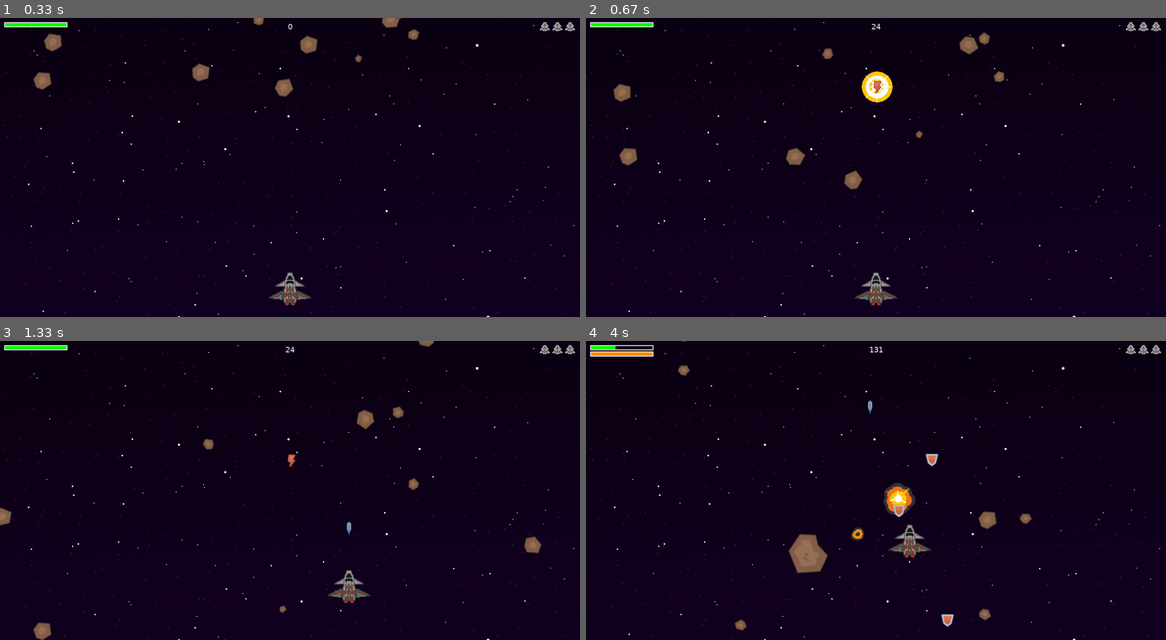
Above: before the commit, frames 1-4 (two rows, left to right).
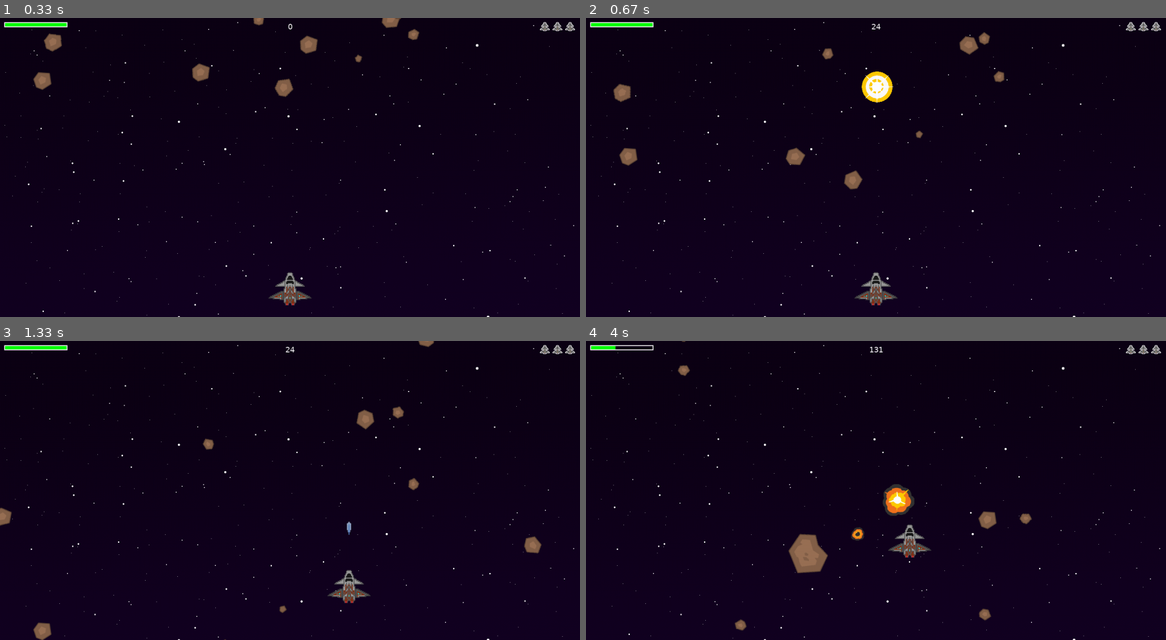
Above: after the commit, the same moments.

Repository: Ne7eziDDa/TheHoff
Game: pygame game, started from pyGame_basic.py
Same seed, same stepped clock (60 frames per second), same inputs: the game is played once before the commit and once after it.
Inputs:
- Up to frame 1 (0.33 s): no input
- Up to frame 2 (0.67 s): tap Space at 0.33 s
- Up to frame 3 (1.33 s): hold Right 0.67-1.13 s; tap Space at 0.73, 1.03, 1.23 s; hold Up from 1.17 s (still down)
- Up to frame 4 (4 s): release Up at 1.47 s; hold Right 1.5-1.97 s; tap Space at 1.57, 1.87, 2.07, 2.37, 2.63, 2.97, 3.27, 3.4, 3.8 s; hold Left 2-2.53 s; hold Down 2.57-2.87 s; hold Left 2.9-3.3 s; hold Up 3.33-3.7 s; hold Right from 3.73 s (still down)

Frame 1 is identical in both runs. In frame 2, less than 0.1% of the frame differs, in the area x 49-51%, y 20-26%; in frame 3, less than 0.1%; in frame 4, 0.6%, in the area x 0-64%, y 3-96%.

Commit message:
released bullet change for some powerups

Diff:
--- a/pyGame_basic.py
+++ b/pyGame_basic.py
@@ -34,8 +34,13 @@
                'meteorBrown_tiny1.png']
 for img in meteor_list:
     meteor_images.append(pygame.image.load(os.path.join(img_folder, img)))
-bullet_img = pygame.image.load(os.path.join(img_folder, 'bullet_blue.png'))
-bullet_img1 = pygame.image.load(os.path.join(img_folder, 'bullet_pink.png'))
+
+bullet_images = {}
+bullet_images['blue'] = pygame.image.load(os.path.join(img_folder, 'bullet_blue.png'))
+bullet_images['pink'] = pygame.image.load(os.path.join(img_folder, 'bullet_pink.png'))
+bullet_images['yellow'] = pygame.image.load(os.path.join(img_folder, 'bullet_yellow.png'))
+
+#bullet_img = pygame.image.load(os.path.join(img_folder, 'bullet_blue.png'))
 background = pygame.image.load(os.path.join(img_folder, 'backBig.png'))
 background_rect = background.get_rect()
 
@@ -269,7 +274,10 @@
 class Bullet(pygame.sprite.Sprite):
     def __init__(self, x, y):
         pygame.sprite.Sprite.__init__(self)
-        self.image = bullet_img
+        if player.power == 1:
+            self.image = bullet_images['blue']
+        elif player.power >= 2:
+            self.image = bullet_images['yellow']
         self.rect = self.image.get_rect()
         self.rect.bottom = y
         self.rect.centerx = x
@@ -373,7 +381,7 @@
         random.choice(expl_sound).play()
         expl = Explosion(hit.rect.center, 'lg')
         all_sprites.add(expl)
-        if random.random() > 0.:
+        if random.random() > 0.92:
             pow = Pow(hit.rect.center)
             all_sprites.add(pow)
             powerups.add(pow)
